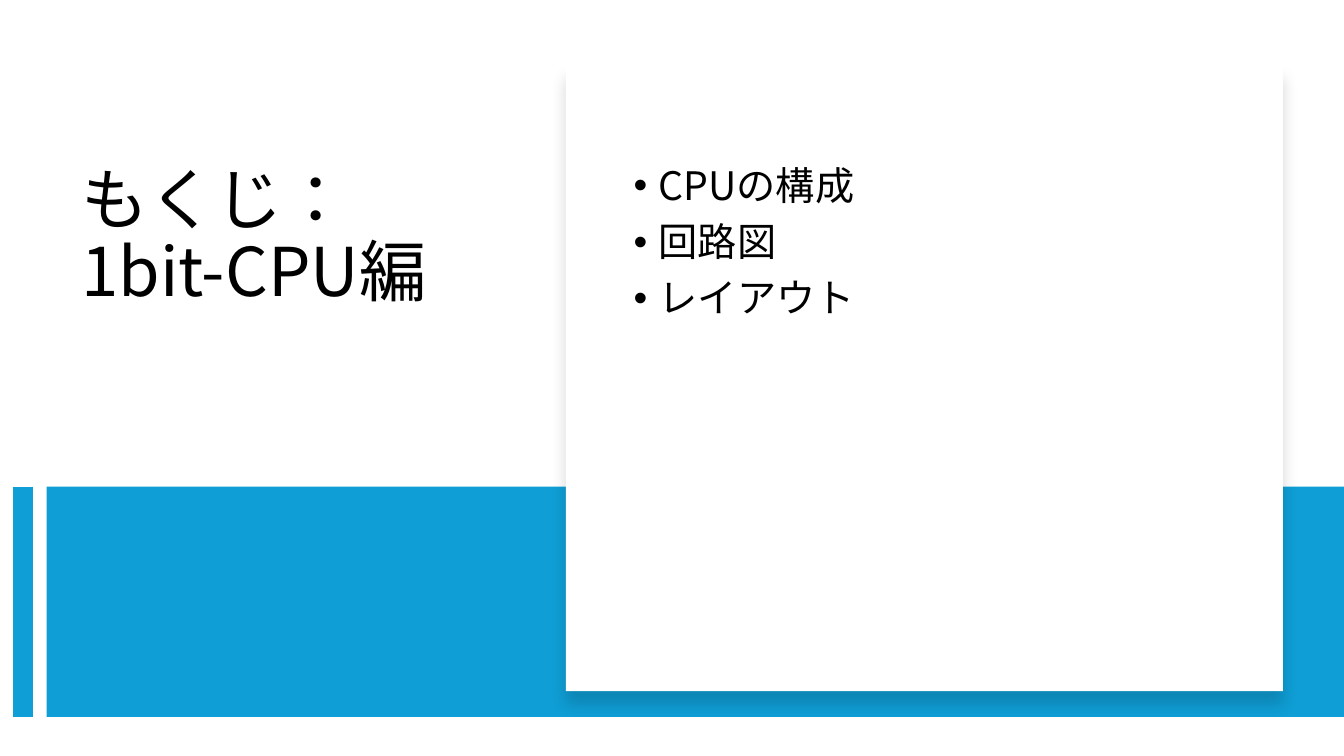
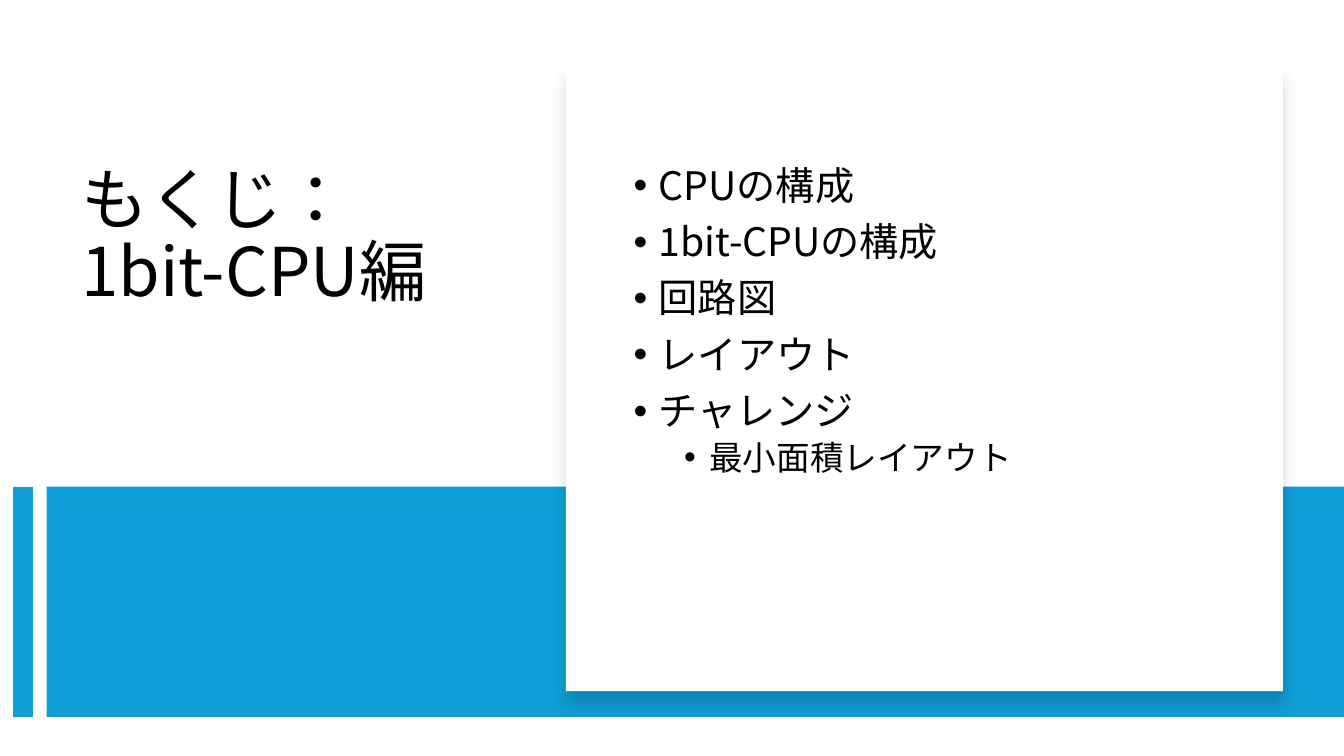
Before and after one commit to ishi-kai/openmpw-transistor-level-examples, a slide deck: slide 4 of TR10/docs/1bit-CPU_TR10.pptx. Drawn at 1344x756 pixels with LibreOffice and Linux fonts; fonts in the diff are those of the drawing. Boxes give left, top, right and bottom in pixels: in the first picture for what was removed or moved away, otherwise in the second. Text is boxed around its words. In the diff, an @@ line names an element or a change of style, - is before the commit and + after.

```diff
--- a/TR10/docs/1bit-CPU_TR10.pptx
+++ b/TR10/docs/1bit-CPU_TR10.pptx
@@ text at [659,223,938,259]: paragraph added @@
+• 1bit-CPUの構成
@@ text at [659,394,1011,473]: paragraphs added @@
+• チャレンジ
+  • 最小面積レイアウト
```
Also in this commit, not shown: 2 other slides changed, 12 slides added, 8 other files.
